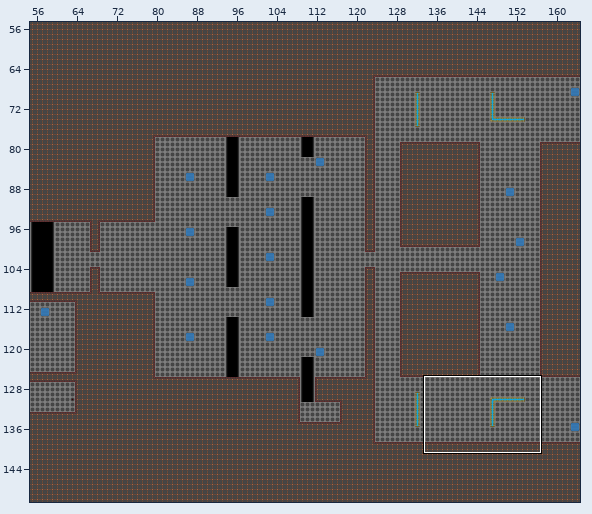
A Tiled map gets an edit: Assets/TiledMapsRaw/Test Level.tmx. Above: a wide view before the commit, with the close-up outlined.
Close-up. Before the edit:
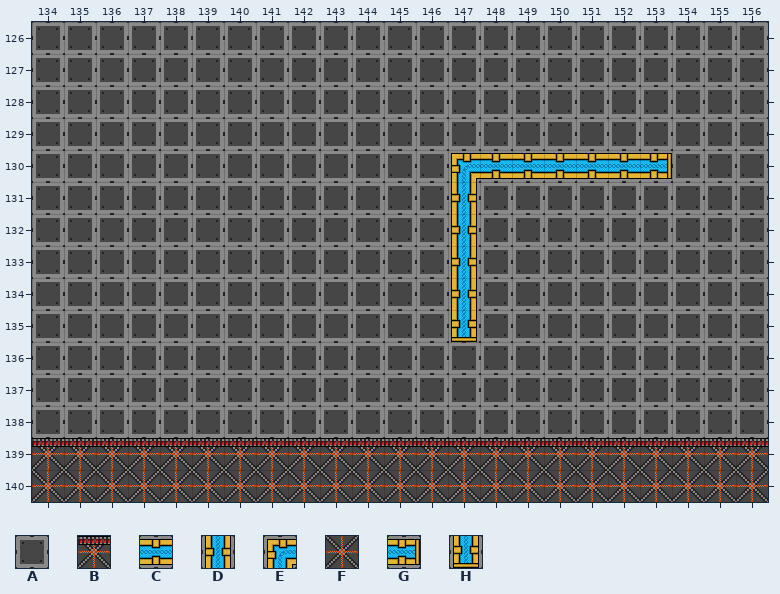
Cells are 32x32 px. Shown: x 134..156, y 126..140. The commit also changed other parts of the map, which this record leaves out.
Key: from "Test Level": A 0, B 1 turned 270, C 3, D 3 turned 270, E 13 turned 90, F 22, G 23, H 23 turned 90.
_ is an empty cell.
Layers that did not change in this view are not listed.
Layer "Tile Layer 2" before, first column x 134:
126 AAAAAAAAAAAAAAAAAAAAAAA
127 AAAAAAAAAAAAAAAAAAAAAAA
128 AAAAAAAAAAAAAAAAAAAAAAA
129 AAAAAAAAAAAAAAAAAAAAAAA
130 AAAAAAAAAAAAAECCCCCGAAA
131 AAAAAAAAAAAAADAAAAAAAAA
132 AAAAAAAAAAAAADAAAAAAAAA
133 AAAAAAAAAAAAADAAAAAAAAA
134 AAAAAAAAAAAAADAAAAAAAAA
135 AAAAAAAAAAAAAHAAAAAAAAA
136 AAAAAAAAAAAAAAAAAAAAAAA
137 AAAAAAAAAAAAAAAAAAAAAAA
138 AAAAAAAAAAAAAAAAAAAAAAA
139 BBBBBBBBBBBBBBBBBBBBBBB
140 FFFFFFFFFFFFFFFFFFFFFFF
New version:
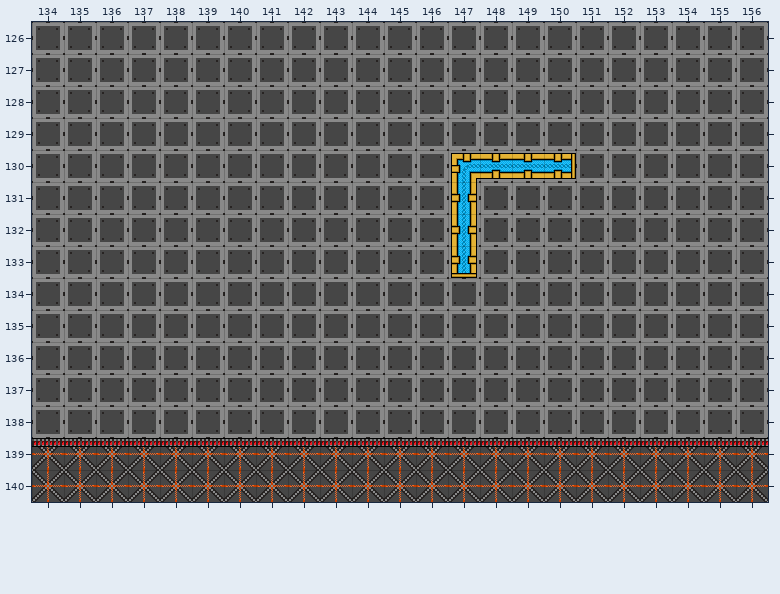
The exact change:
Changed rows in their new state; . is an unchanged cell.
Layer "Tile Layer 2":
first column x 147:
130 ...GAAA
133 H......
134 A......
135 A......
Pixel boxes of the changes (left, top, right, bottom) in both close-ups:
changed: (553, 153, 672, 179)
changed: (451, 255, 477, 342)
